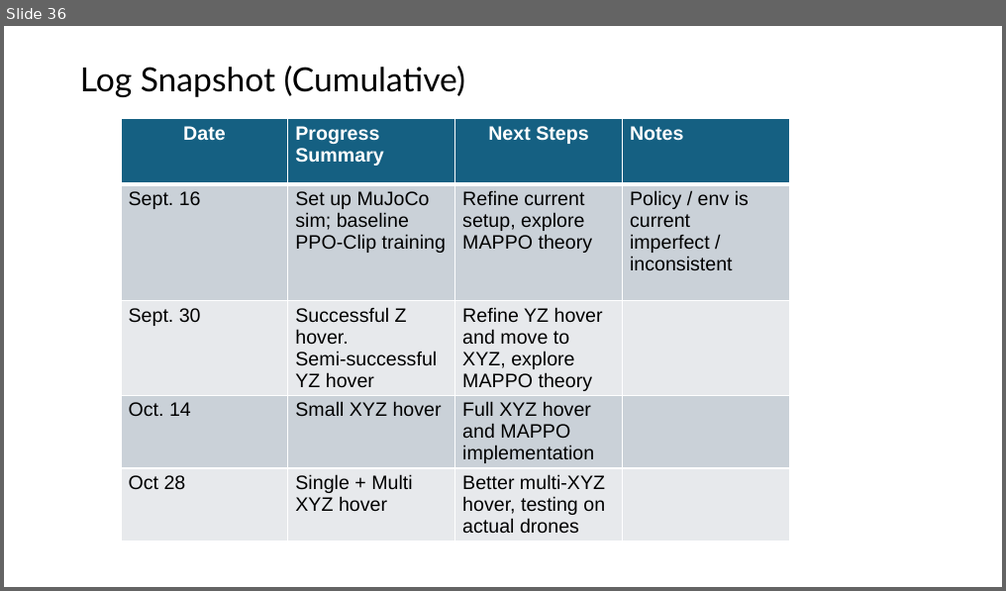
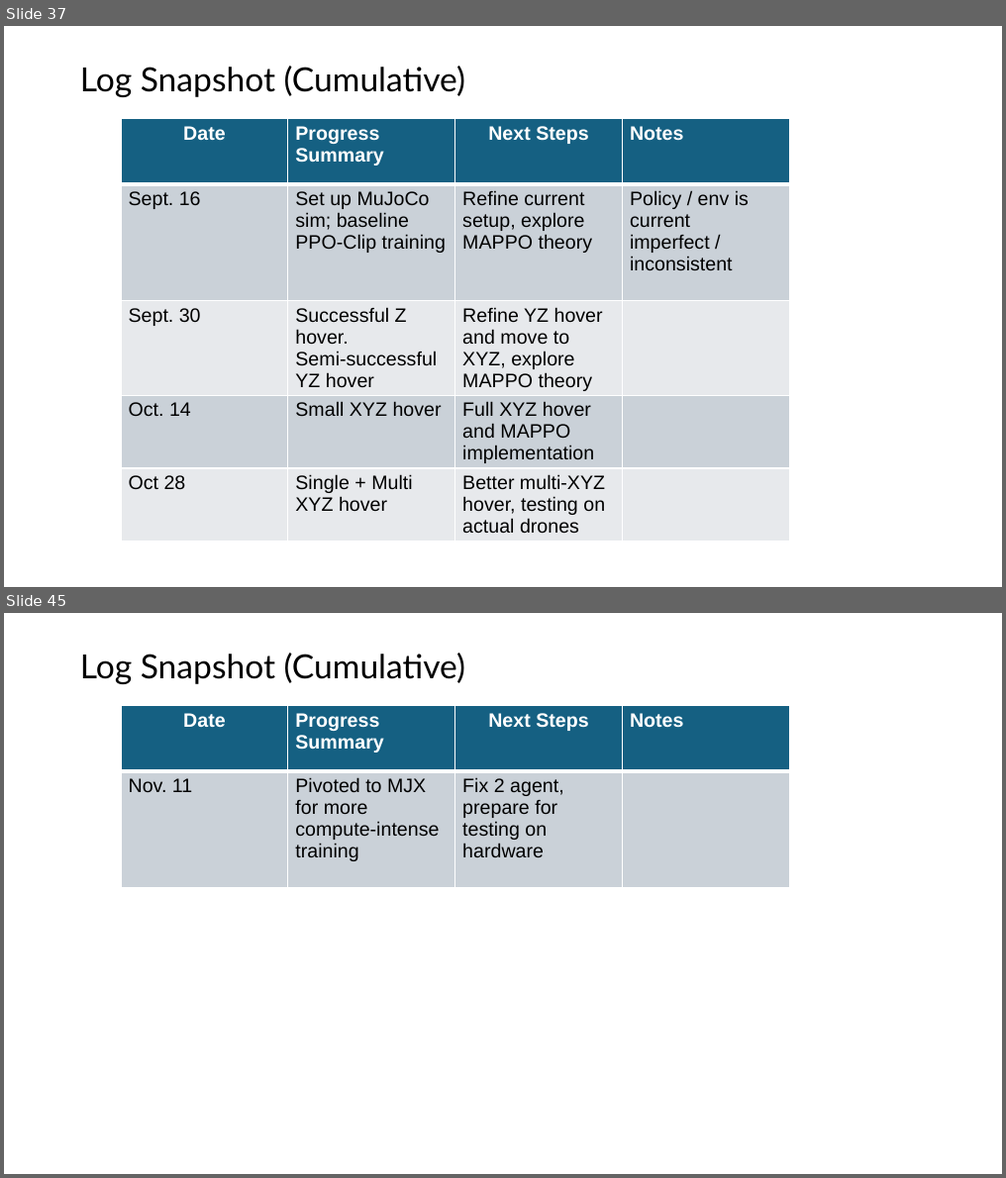
Before and after one commit to shazia-dewan/multi-agentCrazyflieLift, a slide deck: docs/MIRL LAB Honours Project Bi-Weekly Update.pptx. Shown one above the other, each under a label of ours: slide 36 before the commit, slides 37 and 45 after it; the slides between them are not shown. The pictures are 1006x591 and 1006x1178 pixels, drawn with LibreOffice and Linux fonts; fonts in the diff are those of the drawing. Boxes give left, top, right and bottom in pixels: in the first picture for what was removed or moved away, otherwise in the second. Text is boxed around its words. In the diff, an @@ line names an element or a change of style, - is before the commit and + after.

```diff
--- a/docs/MIRL LAB Honours Project Bi-Weekly Update.pptx
+++ b/docs/MIRL LAB Honours Project Bi-Weekly Update.pptx
@@ slide 45 added at <box>4,613,1002,1174</box>, background #FFFFFF @@
@@ title added at <box>80,653,465,684</box>, 24 pt, text #000000 @@
+Log Snapshot (Cumulative)
@@ table added at <box>121,706,787,1033</box>, 2 rows, 4 columns @@
+Date | Progress Summary | Next Steps | Notes
+Nov. 11 | Pivoted to MJX for more compute-intense training | Fix 2 agent, prepare for testing on hardware | 
@@ what was slide 36 is now slide 37 @@
```
Also in this commit, not shown: 8 other slides added, 1 other file.
